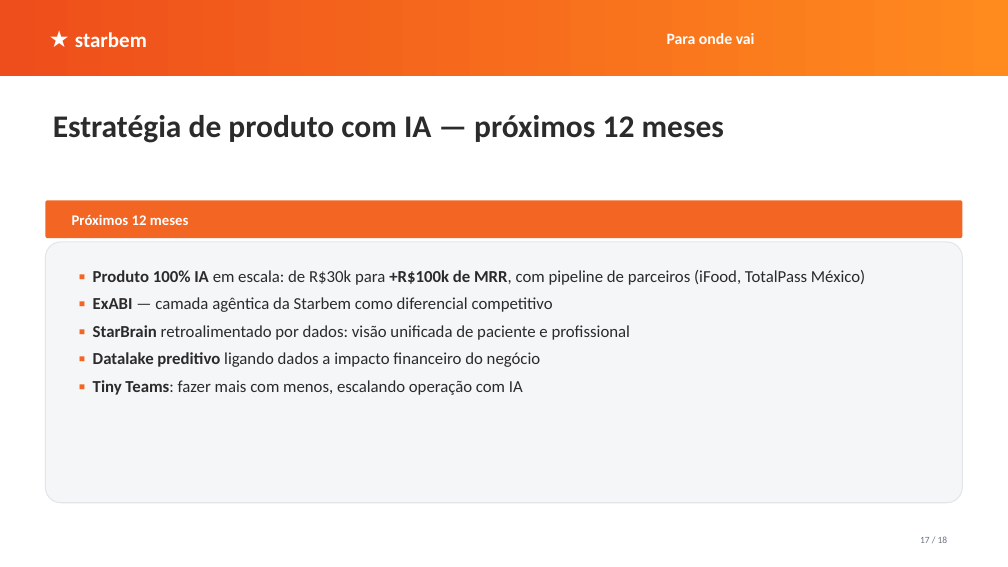
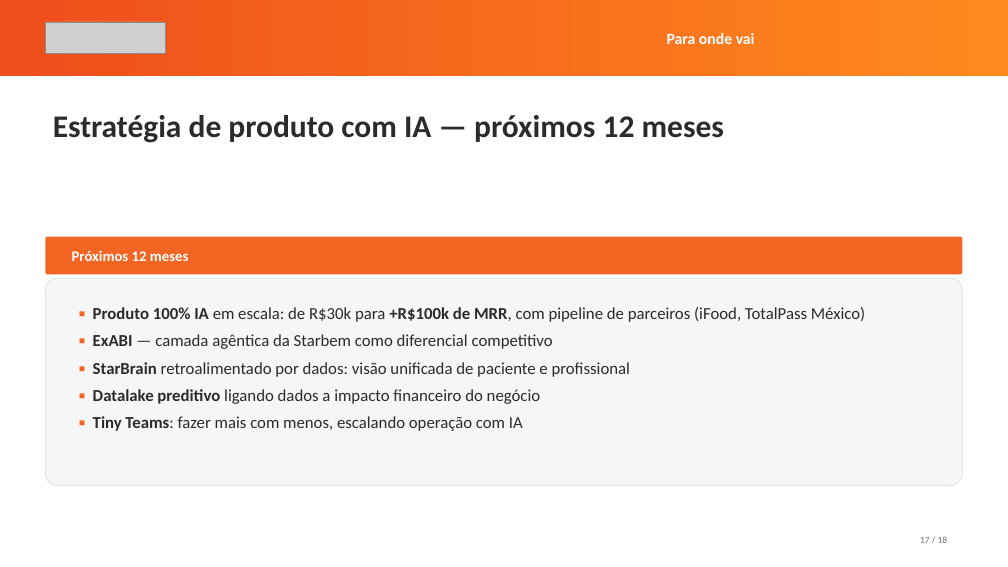
Before and after one commit to renato-dmb/agenda-facil, a slide deck: slide 17 of docs/conversa-ceo/apresentacao.pptx. Drawn at 1008x567 pixels with LibreOffice and Linux fonts; fonts in the diff are those of the drawing; grey boxes stand for pictures. Boxes give left, top, right and bottom in pixels: in the first picture for what was removed or moved away, otherwise in the second. Text is boxed around its words. In the diff, an @@ line names an element or a change of style, - is before the commit and + after.

```diff
--- a/docs/conversa-ceo/apresentacao.pptx
+++ b/docs/conversa-ceo/apresentacao.pptx
@@ picture added at (45, 22, 165, 54) @@
@@ text removed at (75, 32, 147, 47) @@
-★ starbem
@@ rounded rectangle: place and size @@
-rounded rectangle at (45, 200, 963, 238)
+rounded rectangle at (45, 237, 963, 274)
@@ text "Próximos 12 meses": place and size @@
-text "Próximos 12 meses" at (72, 214, 189, 225)
+text "Próximos 12 meses" at (72, 250, 189, 261)
@@ rounded rectangle: place and size @@
-rounded rectangle at (45, 242, 963, 503)
+rounded rectangle at (45, 278, 963, 485)
@@ text "▪ Produto 100% IA em ...": place and size @@
-text "▪ Produto 100% IA em ..." at (93, 270, 865, 395)
+text "▪ Produto 100% IA em ..." at (93, 307, 865, 431)
```
Also in this commit, not shown: 17 other slides changed, 6 other files.
